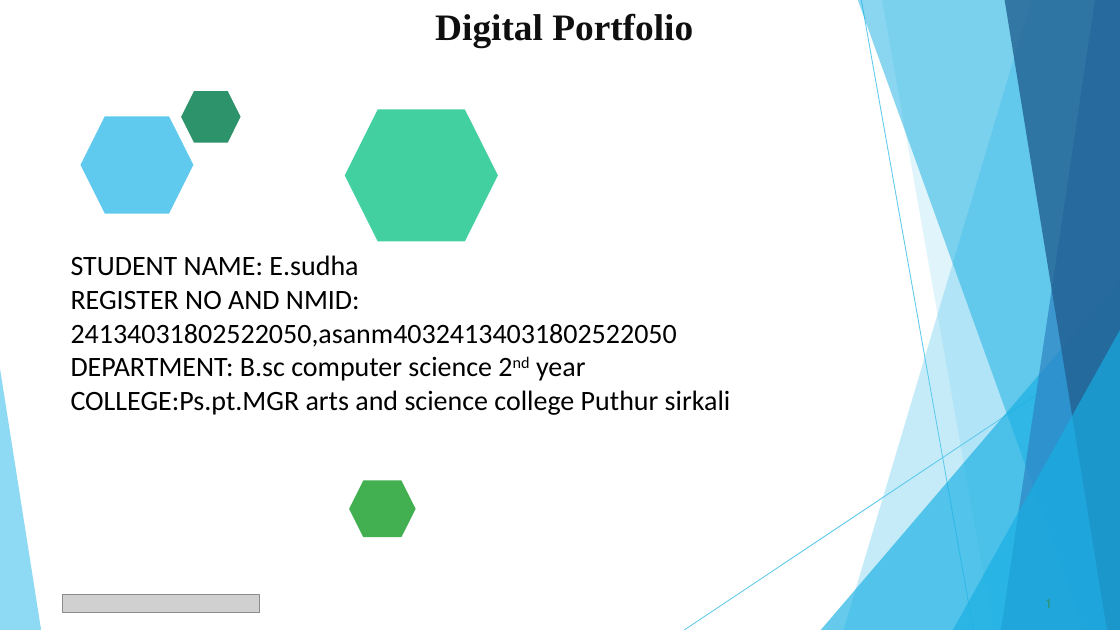
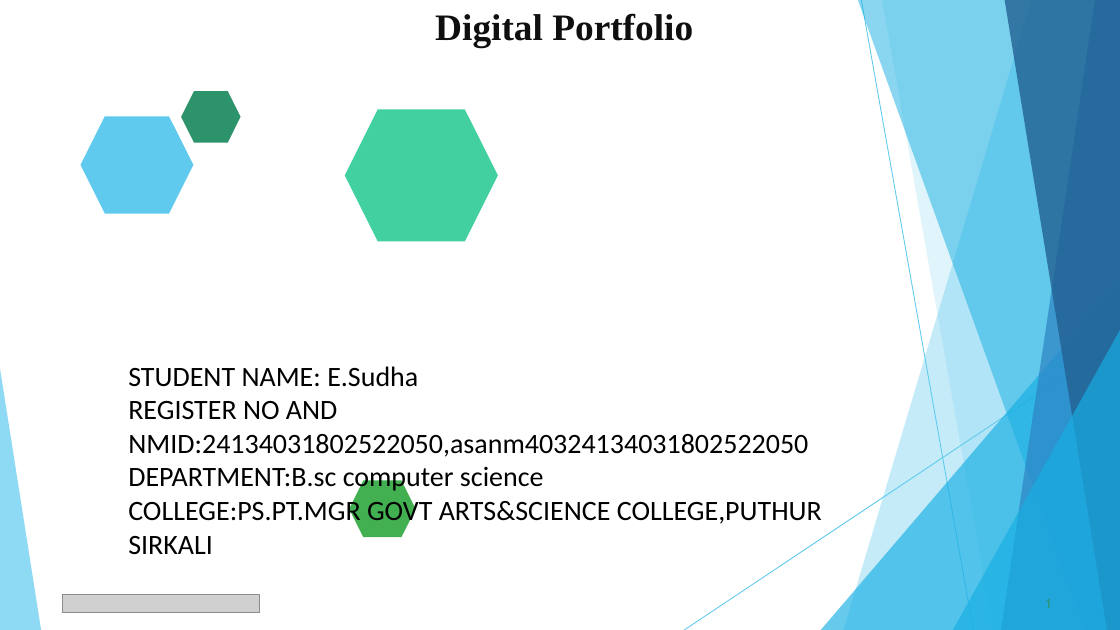
Before and after one commit to sudhaelangovan1712-alt/My-first, a slide deck: slide 1 of PPT FWD TNSDC 2025.pptx. Drawn at 1120x630 pixels with LibreOffice and Linux fonts; fonts in the diff are those of the drawing; grey boxes stand for pictures. Boxes give left, top, right and bottom in pixels: in the first picture for what was removed or moved away, otherwise in the second. Text is boxed around its words. In the diff, an @@ line names an element or a change of style, - is before the commit and + after.

```diff
--- a/PPT FWD TNSDC 2025.pptx
+++ b/PPT FWD TNSDC 2025.pptx
@@ text at (x1=128, y1=366, x2=822, y2=555): text changed @@
-STUDENT NAME: E.sudha
-REGISTER NO AND NMID: 24134031802522050,asanm40324134031802522050
-DEPARTMENT: B.sc computer science 2nd year
-COLLEGE:Ps.pt.MGR arts and science college Puthur sirkali
+STUDENT NAME: E.Sudha
+REGISTER NO AND NMID:24134031802522050,asanm40324134031802522050
+DEPARTMENT:B.sc computer science
+COLLEGE:PS.PT.MGR GOVT ARTS&SCIENCE COLLEGE,PUTHUR SIRKALI
```
Also in this commit, not shown: 7 other slides changed.
